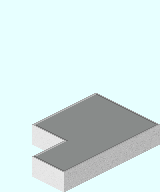
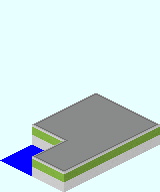
The second 160px x 192px image is a revision of the first. Changes to its layers:
"クリップボード #3": opacity 40% → 20% over [32, 125, 160, 192]
painted on "West_Bld" over [0, 94, 160, 192]
"クリップボード #2": opacity 40% → 20% over [0, 125, 160, 192]
painted on "North_Bld" over [0, 125, 160, 192]
"クリップボード #1": opacity 40% → 20%, painted on it over [0, 109, 128, 192]
added layer "Obi_E" in group "East" over [0, 111, 128, 182]
painted on "East_Bld" over [0, 141, 128, 192]
"クリップボード": opacity 40% → 20%, painted on it over [0, 125, 160, 176]
added layer "Obi" in group "South" over [0, 127, 160, 166]
painted on "South_Bld" over [0, 125, 128, 176]
